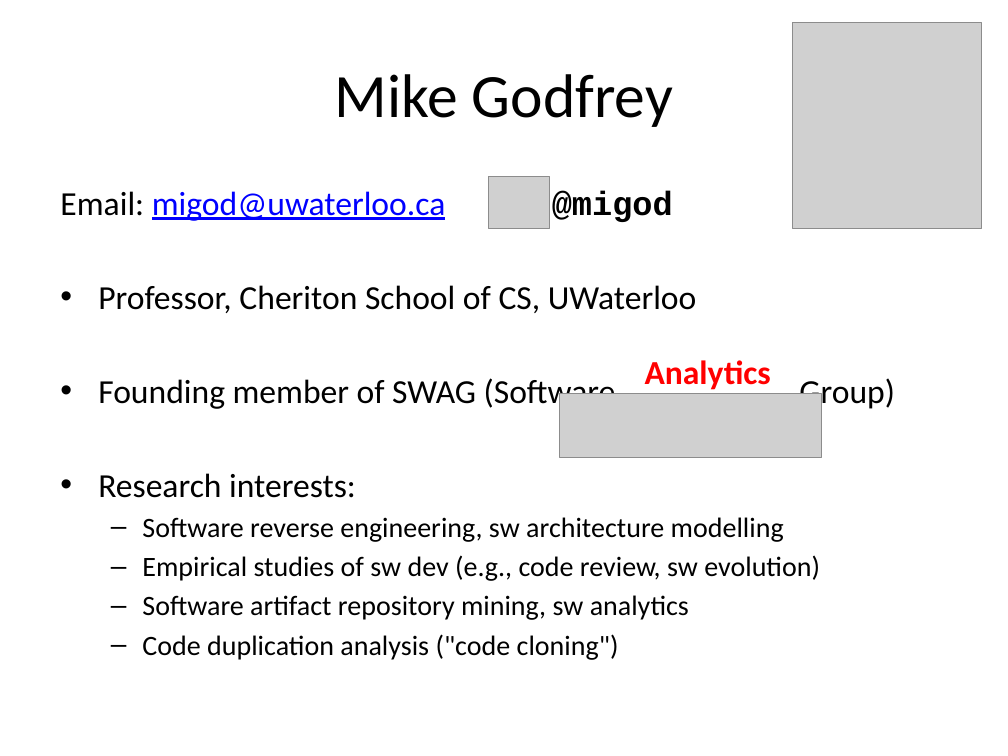
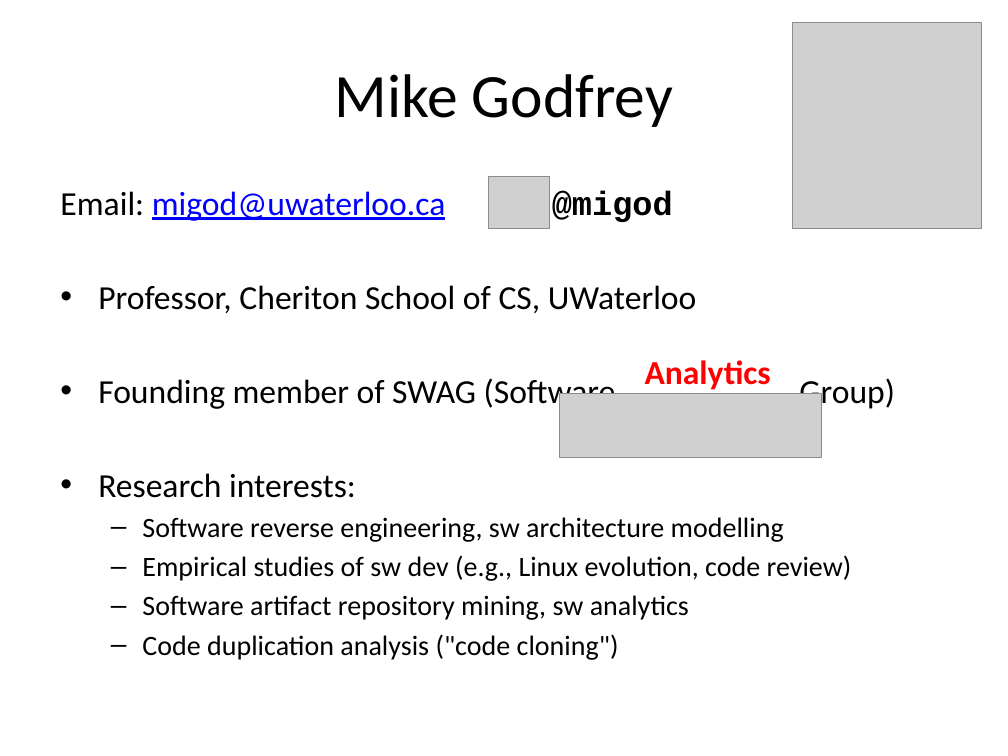
Before and after one commit to shonan-releng-mobile/introductions, a slide deck: slide 1 of Mike_Godfrey.pptx. Drawn at 1008x756 pixels with LibreOffice and Linux fonts; fonts in the diff are those of the drawing; grey boxes stand for pictures. Boxes give left, top, right and bottom in pixels: in the first picture for what was removed or moved away, otherwise in the second. Text is boxed around its words. In the diff, an @@ line names an element or a change of style, - is before the commit and + after.

Commit message:
Addnig Mike Godfre's slides

```diff
--- a/Mike_Godfrey.pptx
+++ b/Mike_Godfrey.pptx
@@ text at (x1=142, y1=555, x2=852, y2=581): text changed @@
-  – Empirical studies of sw dev (e.g., code review, sw evolution)
+  – Empirical studies of sw dev (e.g., Linux evolution, code review)
```
Also in this commit, not shown: 1 other slide changed.
